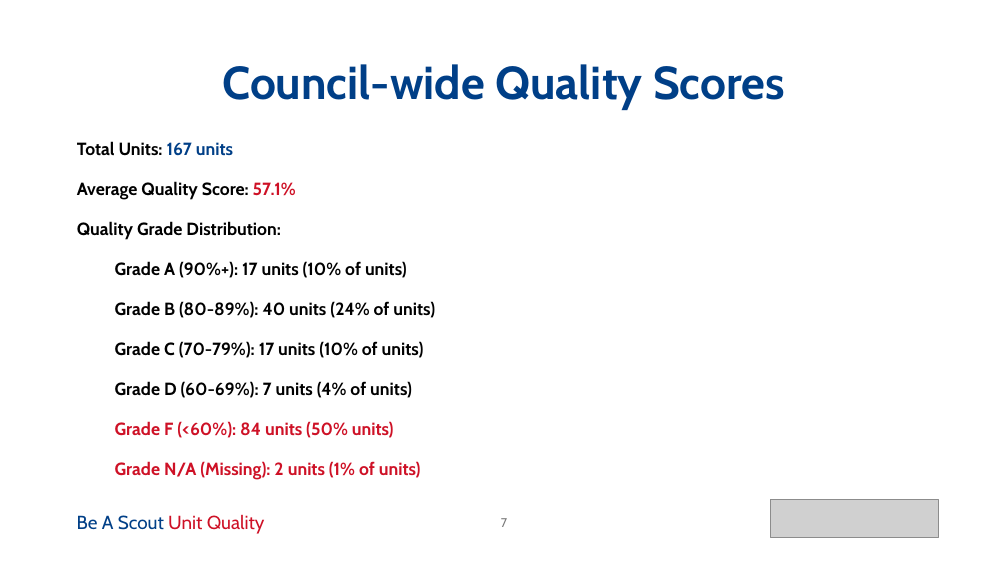
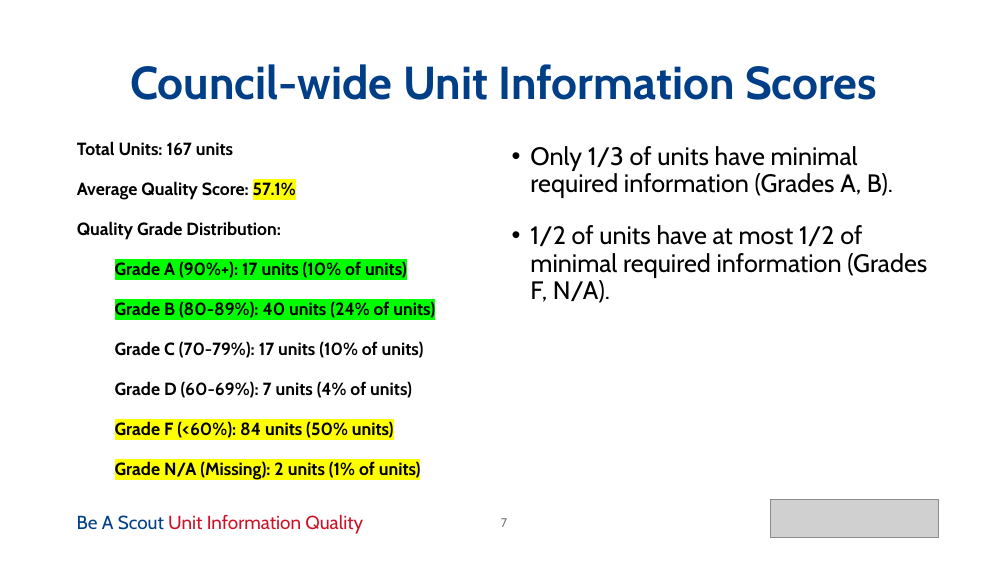
Before and after one commit to iwolf81/beascout, a slide deck: slide 7 of docs/BeAScout_Roundtable_Presentation_13Oct2025.pptx. Drawn at 1008x567 pixels with LibreOffice and Linux fonts; fonts in the diff are those of the drawing; grey boxes stand for pictures. Boxes give left, top, right and bottom in pixels: in the first picture for what was removed or moved away, otherwise in the second. Text is boxed around its words. In the diff, an @@ line names an element or a change of style, - is before the commit and + after.

```diff
--- a/docs/BeAScout_Roundtable_Presentation_13Oct2025.pptx
+++ b/docs/BeAScout_Roundtable_Presentation_13Oct2025.pptx
@@ title at (130, 64, 877, 100): text changed @@
-Council-wide Quality Scores
+Council-wide Unit Information Scores
@@ text at (77, 141, 435, 480): text colour #003F87 to #000000 in "167 units"; text colour #CE1126 to #000000, highlight none to #FFFF00 in "57.1%", "Grade F (<60%): 84 units (50% units)", "Grade N/A (Missing): 2 units (1% of ..."; highlight none to #00FF00 in "Grade A (90%+): 17 units (10% of ...", "Grade B (80-89%): 40 units (24% of ..." @@
@@ text added at (530, 146, 927, 303), 24 pt, text #000000 @@
+• Only 1/3 of units have minimal required information (Grades A, B).
+• 1/2 of units have at most 1/2 of minimal required information (Grades F, N/A).
@@ text at (77, 514, 363, 534): text changed @@
-Be A Scout Unit Quality
+Be A Scout Unit Information Quality
```
Also in this commit, not shown: 11 other slides changed.
